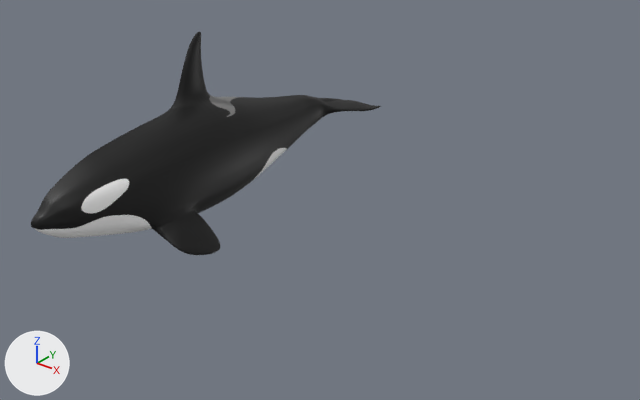
What one commit did to the glTF model public/img/syati.glb.
One viewpoint serves both versions: a 50 mm lens placed at (2.53, -2.88, 1.96), pointed at (0.15, 0.1, 0.12). The axes (+X, +Y, +Z) are drawn at lower left. The lights are the same throughout. The picture after the commit comes second. Where no turn or scale is listed for an object, it has been applied to the vertices. Vertices at exactly the same position are counted once.

Objects in the first picture: '立方体.001'.
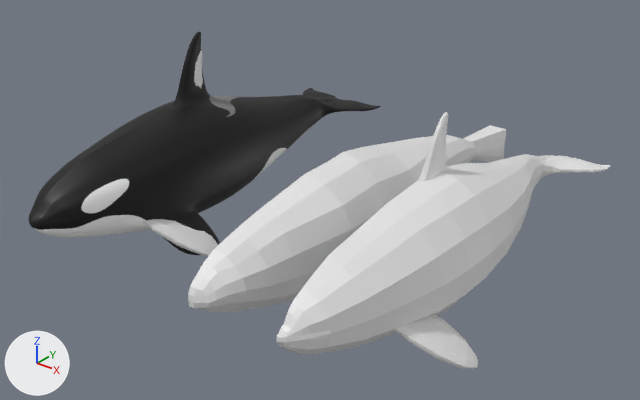
Changed parts and their boxes (x1, y1, x2, y2) in the pictures (640 x 400 px):
'立方体.001', reshaped: before (31, 32, 381, 255); after (29, 32, 381, 255)
'立方体.006', added: after (276, 154, 611, 355)
'立方体', added: after (188, 125, 506, 312)
'立方体.004', added: after (394, 315, 478, 369)
'立方体.003', added: after (143, 219, 218, 256)
'立方体.005', added: after (419, 112, 448, 181)
'立方体.002', added: after (194, 51, 203, 88)
part 1 of me_立方体_001, added: after (29, 35, 338, 231)

The change, as a list of edits to the scene's bpy script:
```text
Change me_立方体_001:
    used by ob_立方体_001; location = (-0.619, 0.0, 0.182)
    remove me_立方体_001.from_pydata(...)  # 9129 vertices, 17920 faces; spans x 0.0..0.4, y -0.97..1.32, z -0.33..0.62
    add me_立方体_001.from_pydata(...)  # 17922 vertices, 35840 faces; spans x -0.4..0.4, y -0.97..1.32, z -0.33..0.62
    me_立方体_001 part 1: 8793 vertices added at x -0.4..0.0, y -0.96..1.32, z -0.33..0.62
Add me_立方体_009:
    me_立方体_009.from_pydata(...)  # 349 vertices, 635 faces; spans x 0.0..0.29, y -0.95..1.32, z -0.27..0.29
Add me_立方体_008:
    me_立方体_008.from_pydata(...)  # 90 vertices, 148 faces; spans x 0.0..0.037, y -0.159..0.137, z -0.081..0.262
Add me_立方体_007:
    me_立方体_007.from_pydata(...)  # 126 vertices, 248 faces; spans x -0.087..0.227, y -0.158..0.186, z -0.185..0.074
Add me_立方体_003:
    me_立方体_003.from_pydata(...)  # 90 vertices, 148 faces; spans x 0.0..0.037, y -0.159..0.139, z -0.081..0.262
Add me_立方体:
    me_立方体.from_pydata(...)  # 159 vertices, 278 faces; spans x -0.01..0.27, y -0.95..1.37, z -0.25..0.29
Add ob_立方体_006:
    ob_立方体_006 = bpy.data.objects.new('立方体.006', me_立方体_009)
    ob_立方体_006.location = (0.801, 0.0, 0.182)
Add ob_立方体_005:
    ob_立方体_005 = bpy.data.objects.new('立方体.005', me_立方体_008)
    ob_立方体_005.location = (0.802, 0.033, 0.448)
Add ob_立方体_004:
    ob_立方体_004 = bpy.data.objects.new('立方体.004', me_立方体_007)
    ob_立方体_004.location = (1.01, -0.398, 0.041)
Add ob_立方体_003:
    ob_立方体_003 = bpy.data.objects.new('立方体.003', me_立方体_007.copy())
    ob_立方体_003.location = (-0.41, -0.398, 0.041)
Add ob_立方体_002:
    ob_立方体_002 = bpy.data.objects.new('立方体.002', me_立方体_003)
    ob_立方体_002.location = (-0.618, 0.033, 0.448)
Add ob_立方体:
    ob_立方体 = bpy.data.objects.new('立方体', me_立方体)
    ob_立方体.location = (0.361, 0.0, 0.164)
```
